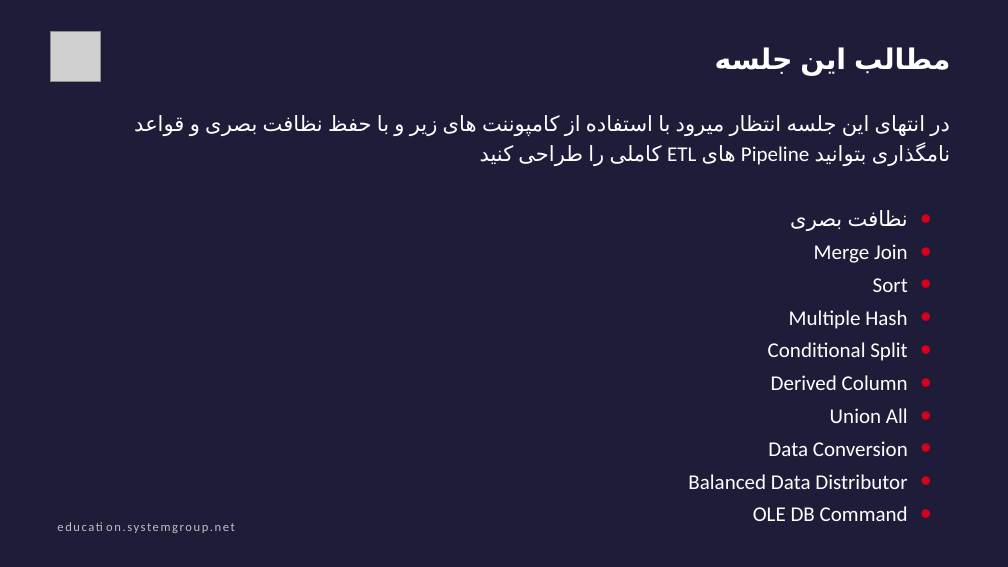
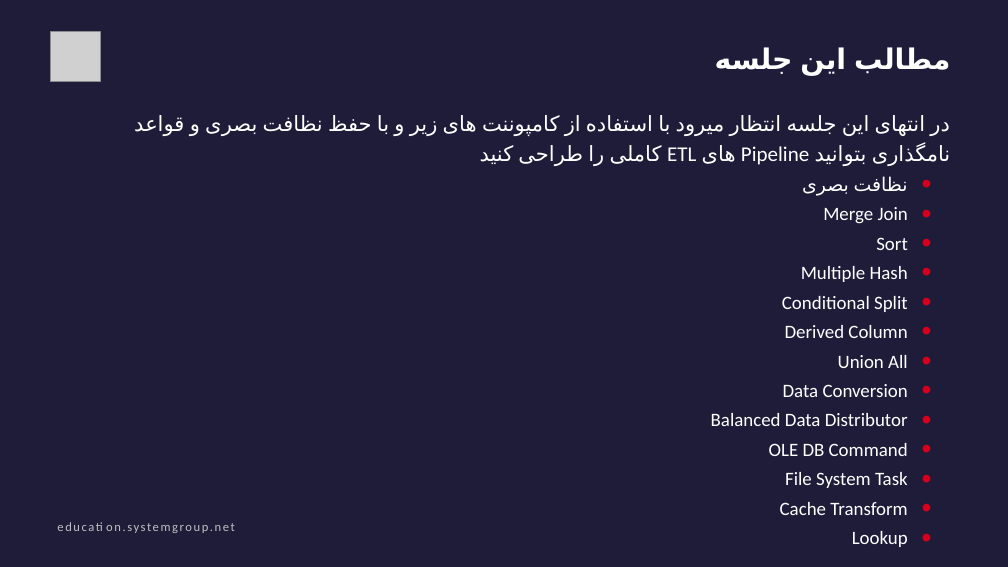
Before and after one commit to SiavashGolchoobian/BI_Course, a slide deck: slide 3 of Module04-Creating an ETL Solution/Module04.3-Creating an ETL Solution.pptx. Drawn at 1008x567 pixels with LibreOffice and Linux fonts; fonts in the diff are those of the drawing; grey boxes stand for pictures. Boxes give left, top, right and bottom in pixels: in the first picture for what was removed or moved away, otherwise in the second. Text is boxed around its words. In the diff, an @@ line names an element or a change of style, - is before the commit and + after.

```diff
--- a/Module04-Creating an ETL Solution/Module04.3-Creating an ETL Solution.pptx
+++ b/Module04-Creating an ETL Solution/Module04.3-Creating an ETL Solution.pptx
@@ text at [711,207,908,456]: size 20 to 18 pt in "نظافت بصری", "Merge Join", "Sort", "Multiple Hash" and 6 more places @@
@@ text at [780,472,908,547]: paragraphs added @@
+  • File System Task
+  • Cache Transform
+  • Lookup
```
Also in this commit, not shown: 5 slides added, 17 other files.
